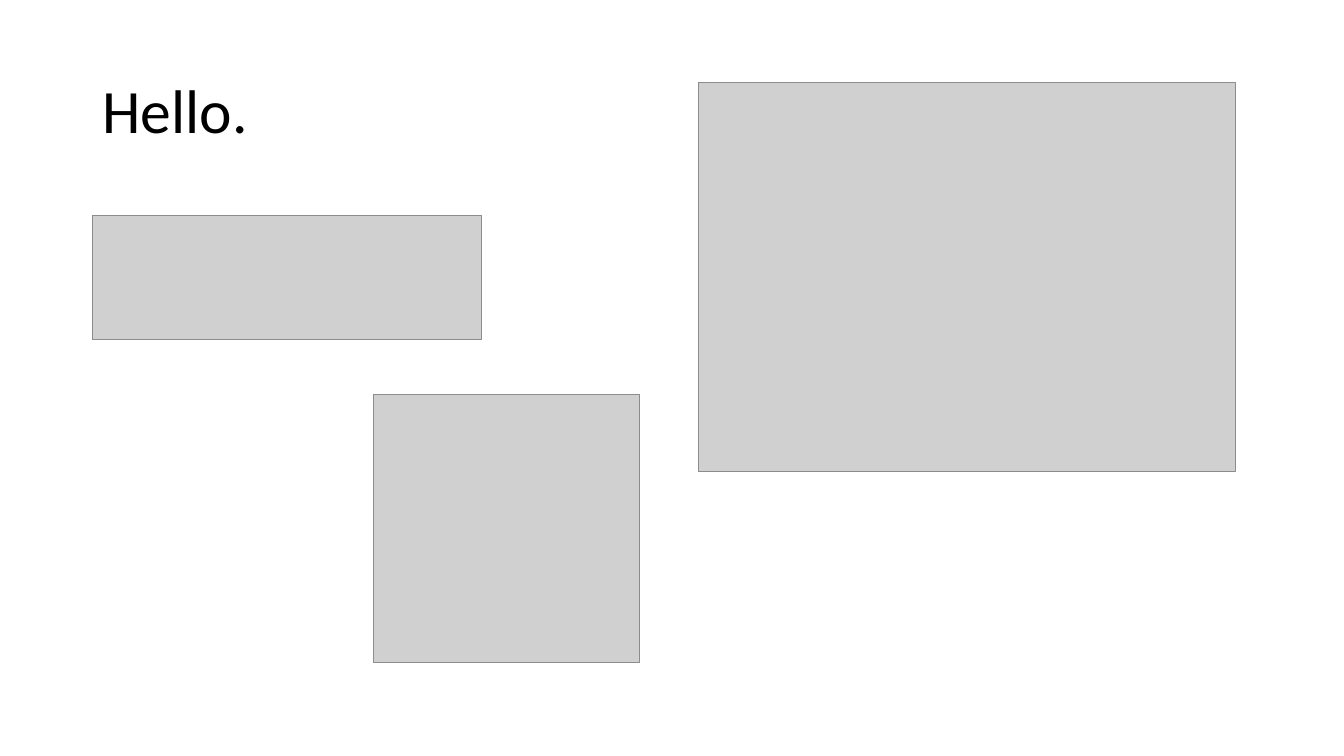
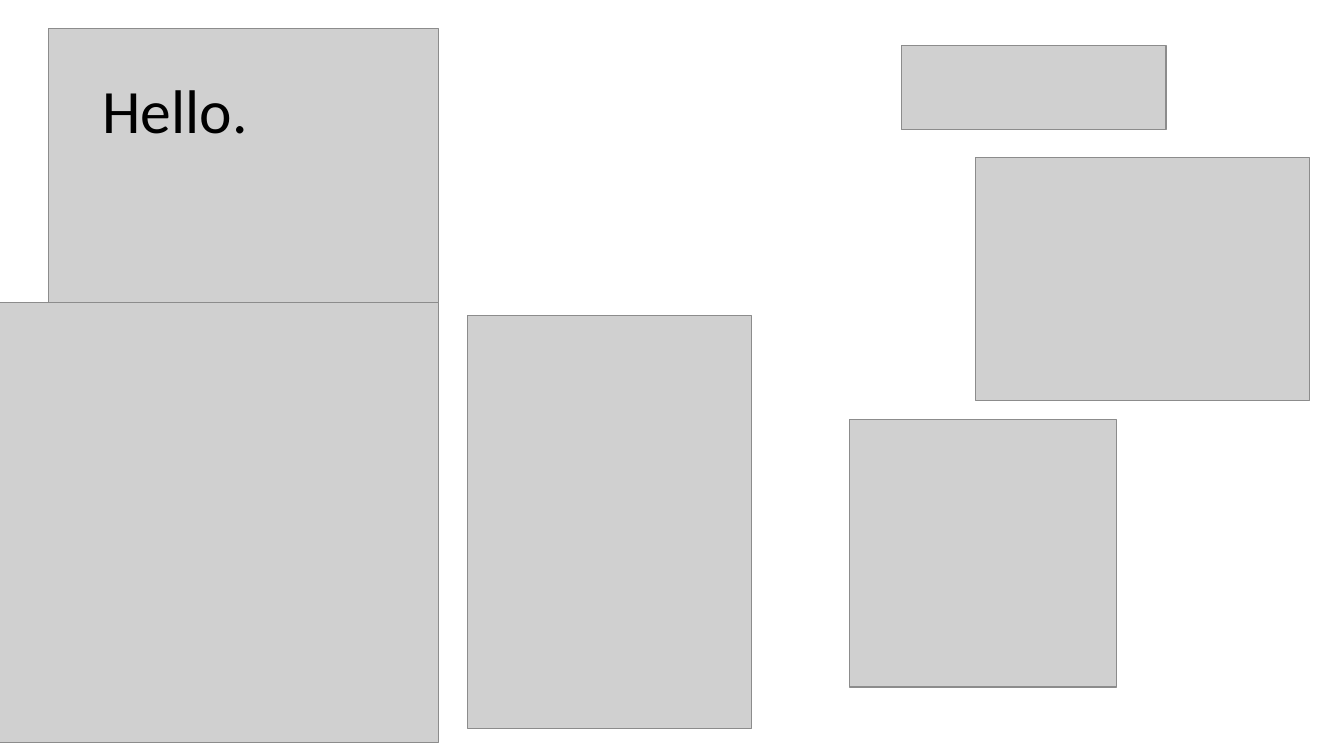
Before and after one commit to wynhsu/intro_to_r, a slide deck: slide 1 of class_3_4.pptx. Drawn at 1344x756 pixels with LibreOffice and Linux fonts; fonts in the diff are those of the drawing; grey boxes stand for pictures. Boxes give left, top, right and bottom in pixels: in the first picture for what was removed or moved away, otherwise in the second. Text is boxed around its words. In the diff, an @@ line names an element or a change of style, - is before the commit and + after.

```diff
--- a/class_3_4.pptx
+++ b/class_3_4.pptx
@@ picture added at (48,29,439,419) @@
@@ picture: place and size @@
-picture at (93,215,482,339)
+picture at (901,45,1167,130)
@@ picture: place and size @@
-picture at (699,83,1235,472)
+picture at (976,157,1311,400)
@@ picture added at (0,302,439,743) @@
@@ picture added at (468,316,752,728) @@
@@ picture: place and size @@
-picture at (373,395,640,663)
+picture at (850,419,1117,688)
```
Also in this commit, not shown: 1 other slide changed, 1 other file.
